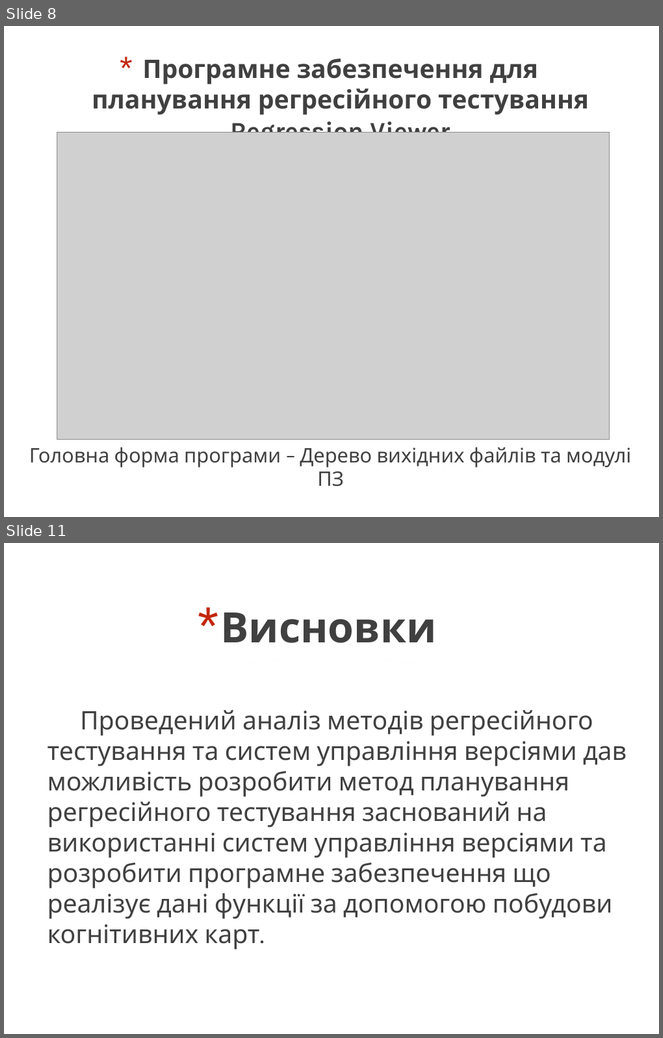
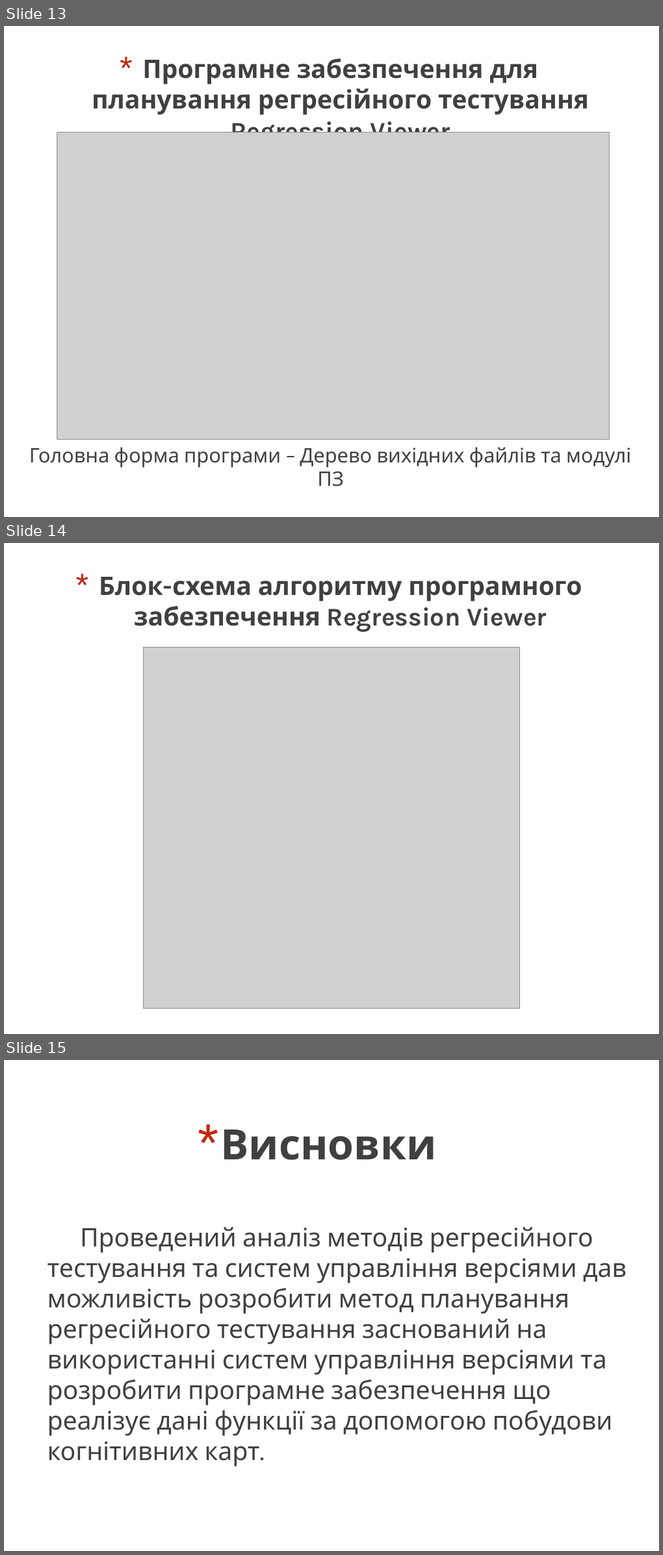
Before and after one commit to asdanilenk/Bakalavr, a slide deck: Diplom.pptx. Shown one above the other, each under a label of ours: slides 8 and 11 before the commit, slides 13, 14 and 15 after it; the slides between them are not shown. The pictures are 663x1038 and 663x1555 pixels, drawn with LibreOffice and Linux fonts; fonts in the diff are those of the drawing; grey boxes stand for pictures. Boxes give left, top, right and bottom in pixels: in the first picture for what was removed or moved away, otherwise in the second. Text is boxed around its words. In the diff, an @@ line names an element or a change of style, - is before the commit and + after.

```diff
--- a/Diplom.pptx
+++ b/Diplom.pptx
@@ slide 14 added at (4,543,659,1034), background #FFFFFF; not listed: 4 template elements that a slide beside it also shows @@
@@ title added at (99,577,582,632), 28 pt, text gradient #000000 to #404040 to #212745, bold @@
+* Блок-схема алгоритму програмного забезпечення Regression Viewer
@@ picture added at (144,647,520,1009) @@
@@ what was slide 8 is now slide 13 @@
@@ what was slide 11 is now slide 15 @@
```
Also in this commit, not shown: 4 slides changed, 6 other slides added, 3 slides removed, 12 other files.
